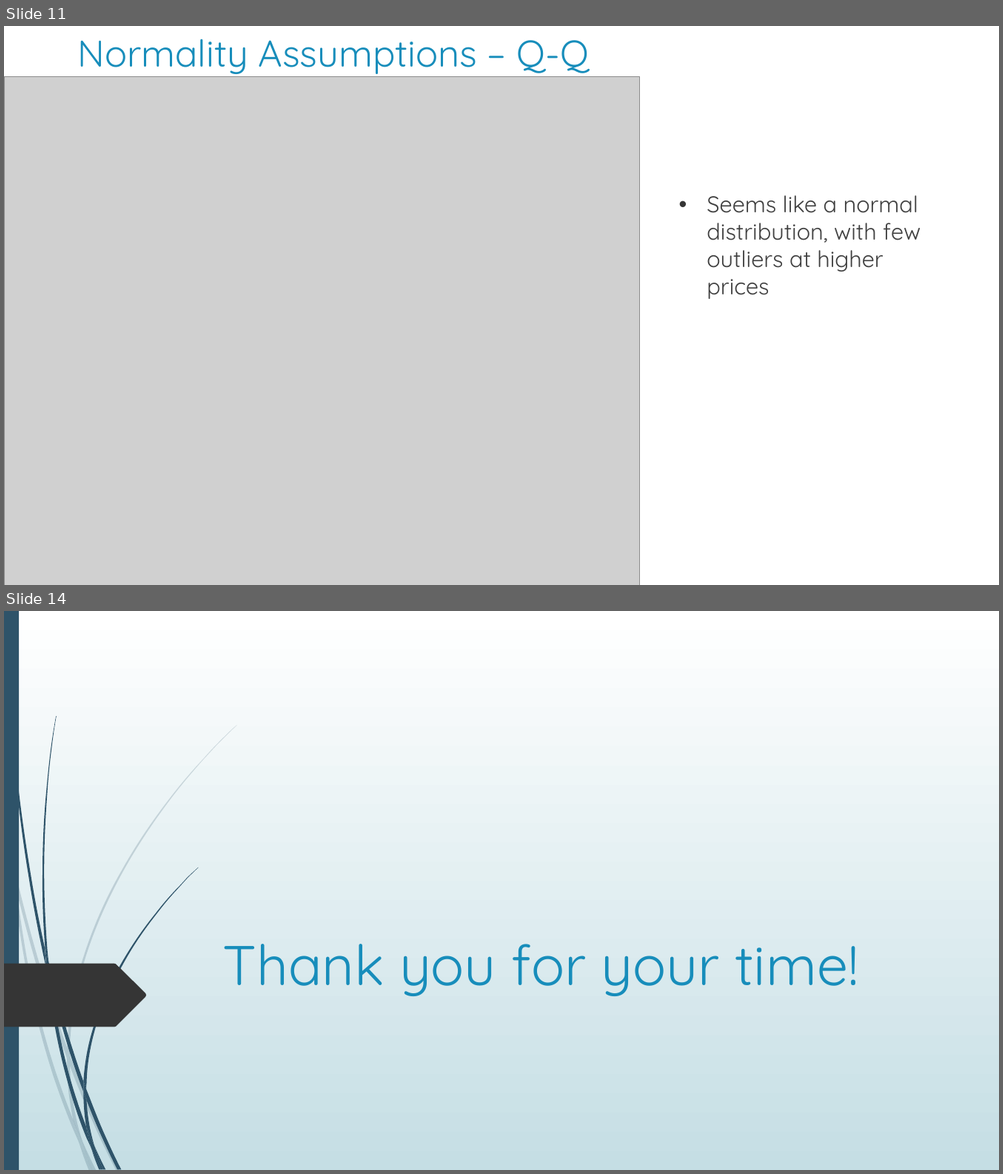
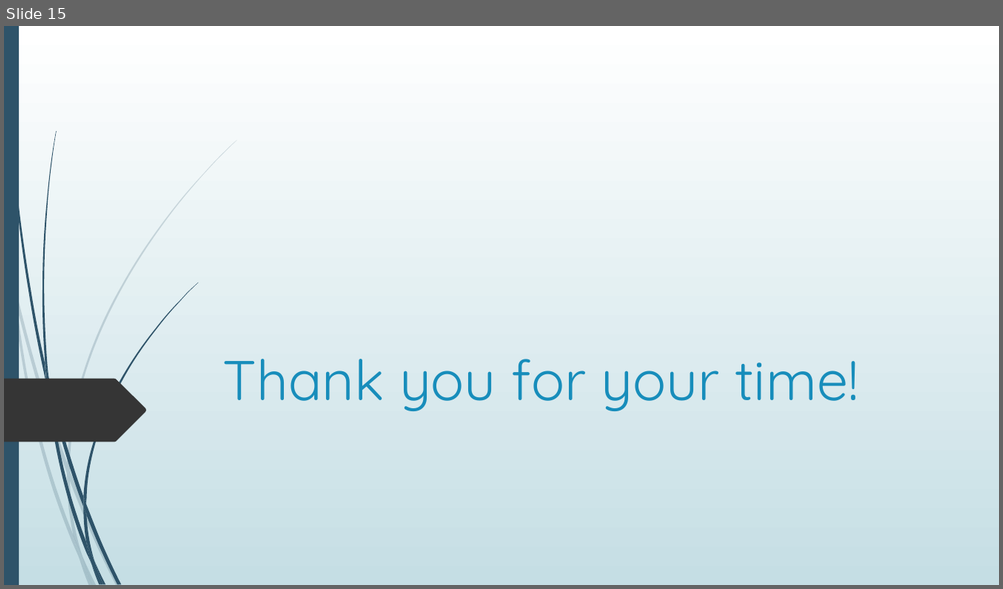
Before and after one commit to justingrisanti/dsc-phase-3-project, a slide deck: Module 3 Final Project Presentation.pptx. Shown one above the other, each under a label of ours: slides 11 and 14 before the commit, slide 15 after it; the slides between them are not shown. The pictures are 1003x1174 and 1003x589 pixels, drawn with LibreOffice and Linux fonts; fonts in the diff are those of the drawing; grey boxes stand for pictures. Boxes give left, top, right and bottom in pixels: in the first picture for what was removed or moved away, otherwise in the second. Text is boxed around its words. In the diff, an @@ line names an element or a change of style, - is before the commit and + after.

```diff
--- a/Module 3 Final Project Presentation.pptx
+++ b/Module 3 Final Project Presentation.pptx
@@ slide 11 removed at bbox=[4, 26, 999, 585], background #FFFFFF; not listed: 9 template elements that a slide beside it also shows @@
@@ rectangle removed at bbox=[4, 26, 27, 77] @@
@@ title removed at bbox=[77, 39, 589, 77] @@
-Normality Assumptions – Q-Q
@@ freeform shape removed at bbox=[4, 84, 134, 125] @@
@@ picture removed at bbox=[4, 77, 639, 585] @@
@@ text removed at bbox=[706, 195, 920, 299] @@
-• Seems like a normal distribution, with few outliers at higher prices
@@ what was slide 14 is now slide 15 @@
```
Also in this commit, not shown: 5 slides changed, 9 slides added, 7 other slides removed, 9 other files.
